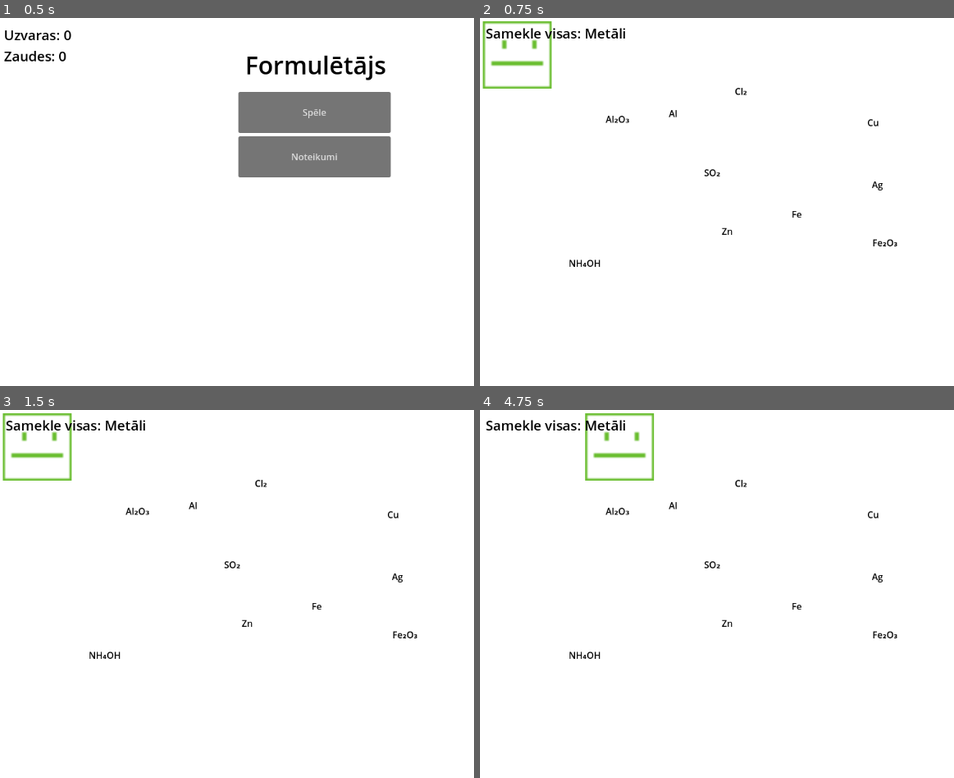
Above: before the commit, frames 1-4 (two rows, left to right).
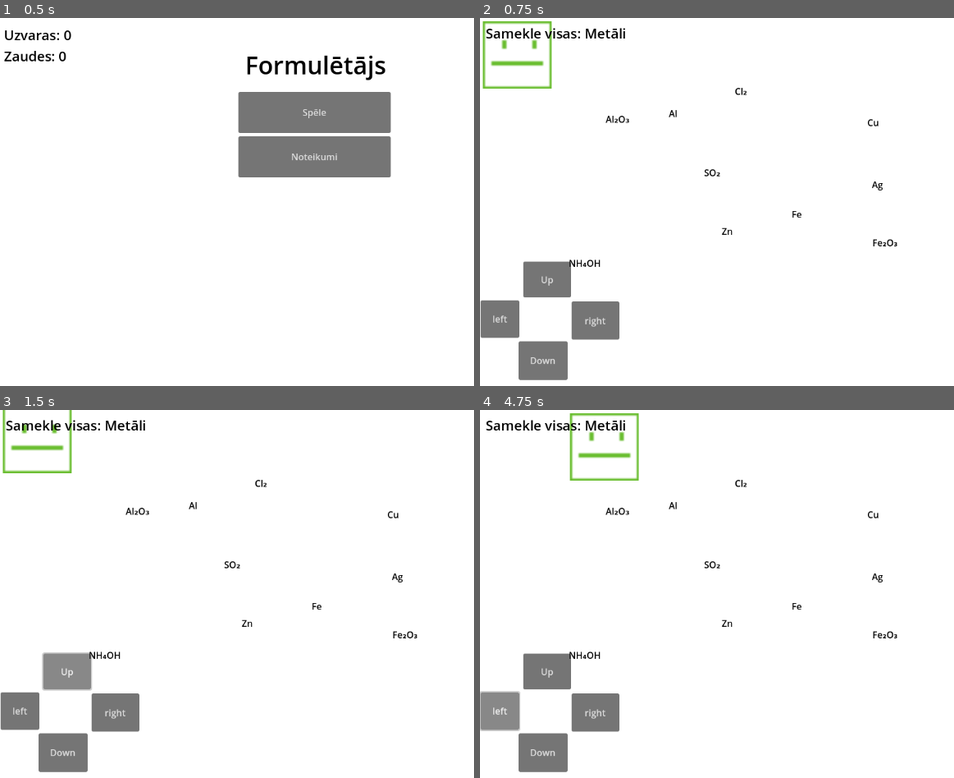
Above: after the commit, the same moments.

Repository: GGLVXD/RandomChemestryGame
Game: Godot game, scene res://Homescreen/main.tscn
Two runs of this game, one before a commit and one after it. Both use one fixed random seed, a clock stepped at 60 frames per second and the inputs below.
Inputs (mouse positions are in pixels of both pictures, inside the frame that each line leads up to):
- Up to frame 1 (0.5 s): no input
- Up to frame 2 (0.75 s): click "Spēle" at 0.5 s
- Up to frame 3 (1.5 s): click (66, 671) at 1.25 s, where only the run after the commit has a clickable "Up"
- Up to frame 4 (4.75 s): click (541, 752) at 2 s, where only the run after the commit has a clickable "Down"; click (593, 711) at 2.75 s, where only the run after the commit has a clickable "right"; click (498, 711) at 3.5 s, where only the run after the commit has a clickable "left"; tap Enter at 4.25 s; hold D (right) from 4.28 s (still down)

Frame 1 is identical in both runs. In frame 2, 4.0% of the frame differs, in the area x 0-30%, y 66-99%; in frame 3, 5.0%, in the area x 0-30%, y 0-99%; in frame 4, 4.9%.

Commit message:
buttons for mobile

Diff:
--- a/Game/Game.tscn
+++ b/Game/Game.tscn
@@ -1,9 +1,10 @@
-[gd_scene load_steps=6 format=3 uid="uid://bp05u4n68wh7n"]
+[gd_scene load_steps=7 format=3 uid="uid://bp05u4n68wh7n"]
 
 [ext_resource type="Script" uid="uid://cj15svknexhu1" path="res://Game/Scripts/core.gd" id="1_iv3md"]
 [ext_resource type="Script" uid="uid://cna4l3dawhlfn" path="res://Game/Scripts/player_movement.gd" id="2_37esa"]
 [ext_resource type="Texture2D" uid="uid://b4gmav1d5aljr" path="res://assets/white.png" id="2_jxerj"]
 [ext_resource type="Texture2D" uid="uid://3qpnmi020tar" path="res://assets/Player.png" id="3_jxerj"]
+[ext_resource type="Script" uid="uid://ma1oq48smx5x" path="res://Game/Scripts/ButtonMovement/up.gd" id="5_jxerj"]
 
 [sub_resource type="RectangleShape2D" id="RectangleShape2D_acwke"]
 size = Vector2(40.4757, 47.693)
@@ -30,3 +31,44 @@
 position = Vector2(66, 65.5)
 scale = Vector2(3.01416, 2.49512)
 shape = SubResource("RectangleShape2D_acwke")
+
+[node name="up" type="Button" parent="."]
+offset_left = 76.0
+offset_top = 428.0
+offset_right = 160.0
+offset_bottom = 491.0
+text = "Up"
+script = ExtResource("5_jxerj")
+
+[node name="down" type="Button" parent="."]
+offset_left = 68.0
+offset_top = 568.0
+offset_right = 154.0
+offset_bottom = 636.0
+text = "Down"
+
+[node name="right" type="Button" parent="."]
+offset_left = 161.0
+offset_top = 498.0
+offset_right = 245.0
+offset_bottom = 565.0
+text = "right"
+
+[node name="left" type="Button" parent="."]
+anchors_preset = -1
+anchor_left = -0.364
+anchor_bottom = 0.5
+offset_left = 1.0
+offset_top = 496.0
+offset_right = 69.0
+offset_bottom = 562.0
+text = "left"
+
+[connection signal="button_down" from="up" to="CharacterBody2D" method="_on_up_button_down"]
+[connection signal="button_up" from="up" to="CharacterBody2D" method="_on_up_button_up"]
+[connection signal="button_down" from="down" to="CharacterBody2D" method="_on_down_button_down"]
+[connection signal="button_up" from="down" to="CharacterBody2D" method="_on_down_button_up"]
+[connection signal="button_down" from="right" to="CharacterBody2D" method="_on_right_button_down"]
+[connection signal="button_up" from="right" to="CharacterBody2D" method="_on_right_button_up"]
+[connection signal="button_down" from="left" to="CharacterBody2D" method="_on_left_button_down"]
+[connection signal="button_up" from="left" to="CharacterBody2D" method="_on_left_button_up"]
--- /dev/null
+++ b/Game/Scripts/ButtonMovement/up.gd
@@ -0,0 +1,5 @@
+extends Button
+
+
+func _on_button_down() -> void:
+	pass
--- a/Game/Scripts/player_movement.gd
+++ b/Game/Scripts/player_movement.gd
@@ -7,8 +7,32 @@
 func get_input():
 	var input = Input.get_vector("left", "right", "up", "down")
 	velocity = input * atrums
+	print(input)
+
+func buttons():
+	var buttons = Input.get_vector("left", "right", "up", "down")
+	velocity = buttons * atrums
 
 # Delta time bullshit
 func _physics_process(delta):
 	get_input() #input
 	move_and_slide() #movement
+
+
+#buttons
+func _on_up_button_up() -> void:
+	Input.action_release("up")
+func _on_up_button_down() -> void:
+	Input.action_press("up")
+func _on_down_button_up() -> void:
+	Input.action_release("down")
+func _on_down_button_down() -> void:
+	Input.action_press("down")
+func _on_right_button_up() -> void:
+	Input.action_release("right")
+func _on_right_button_down() -> void:
+	Input.action_press("right")
+func _on_left_button_up() -> void:
+	Input.action_release("left")
+func _on_left_button_down() -> void:
+	Input.action_press("left")
Not shown, added: Game/Scripts/ButtonMovement/up.gd.uid
Not shown, changed: export_presets.cfg
